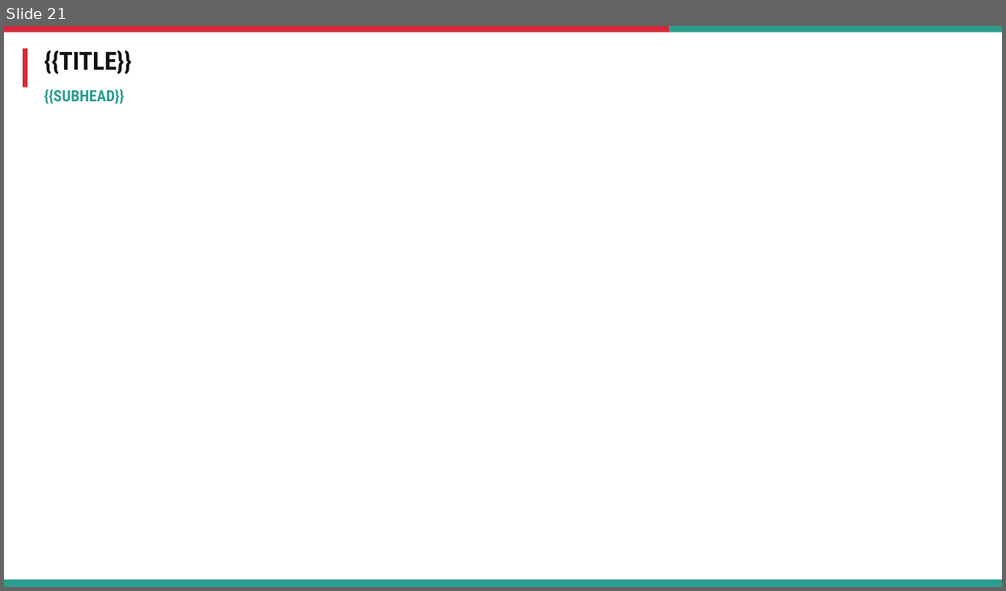
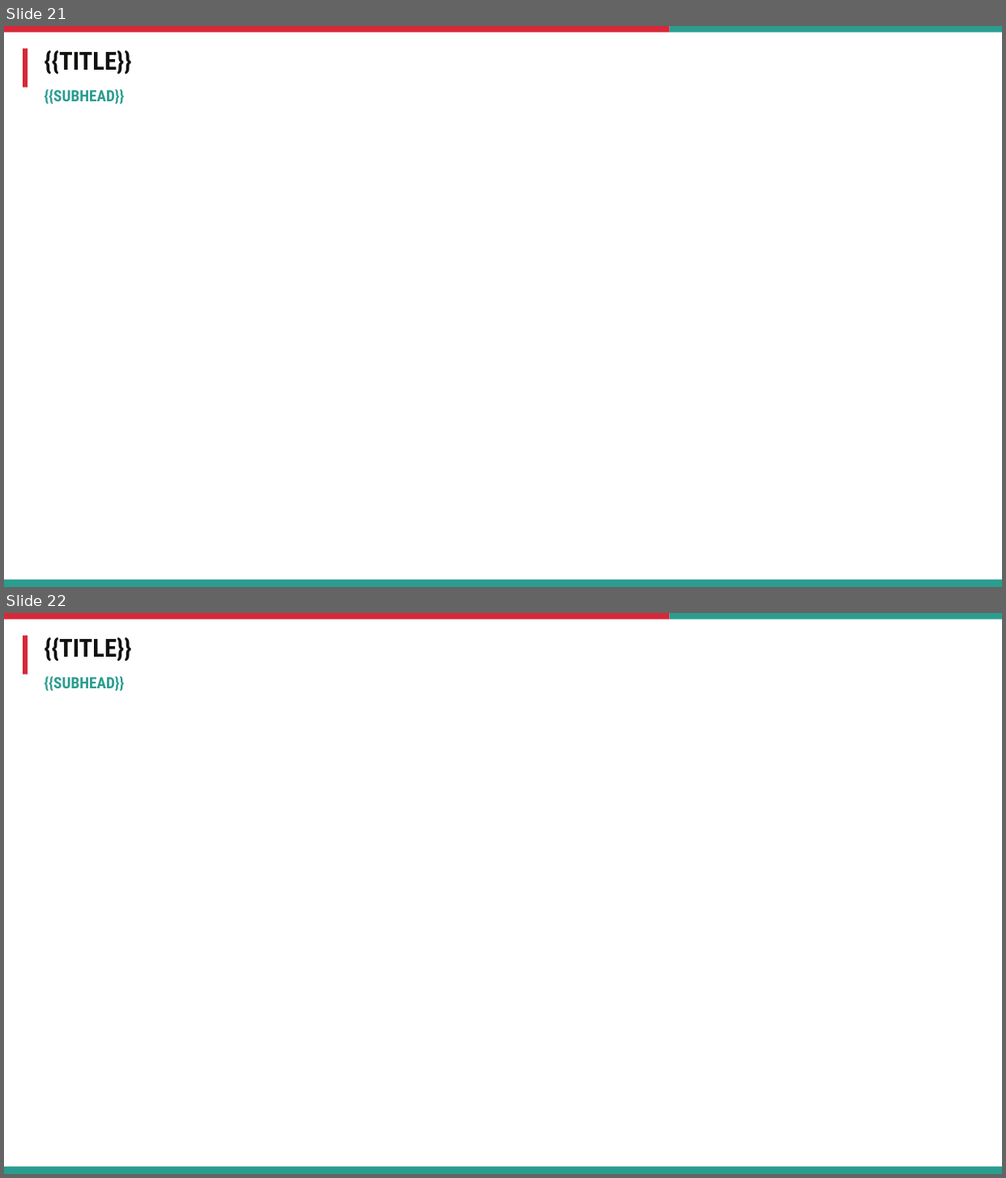
Before and after one commit to athu07/Deck-Engine, a slide deck: data/templates/skills_templates.pptx. Shown one above the other, each under a label of ours: slide 21 before the commit, slides 21 and 22 after it. The pictures are 1006x591 and 1006x1178 pixels, drawn with LibreOffice and Linux fonts; fonts in the diff are those of the drawing. Boxes give left, top, right and bottom in pixels: in the first picture for what was removed or moved away, otherwise in the second. Text is boxed around its words. In the diff, an @@ line names an element or a change of style, - is before the commit and + after.

```diff
--- a/data/templates/skills_templates.pptx
+++ b/data/templates/skills_templates.pptx
@@ slide 22 added at bbox=[4, 613, 1002, 1174], background #FFFFFF @@
@@ rectangle added at bbox=[4, 613, 670, 619], fill #D62839 @@
@@ rectangle added at bbox=[23, 636, 28, 675], fill #D62839 @@
@@ rectangle added at bbox=[670, 613, 1002, 619], fill #2A9D8F @@
@@ text added at bbox=[44, 637, 132, 662], 24 pt, text #111110, bold @@
+{{TITLE}}
@@ text added at bbox=[44, 676, 125, 692], 15 pt, text #2A9D8F, bold @@
+{{SUBHEAD}}
@@ rectangle added at bbox=[4, 1167, 1002, 1174], fill #2A9D8F @@
```
Also in this commit, not shown: 2 other slides added, 25 other files.
